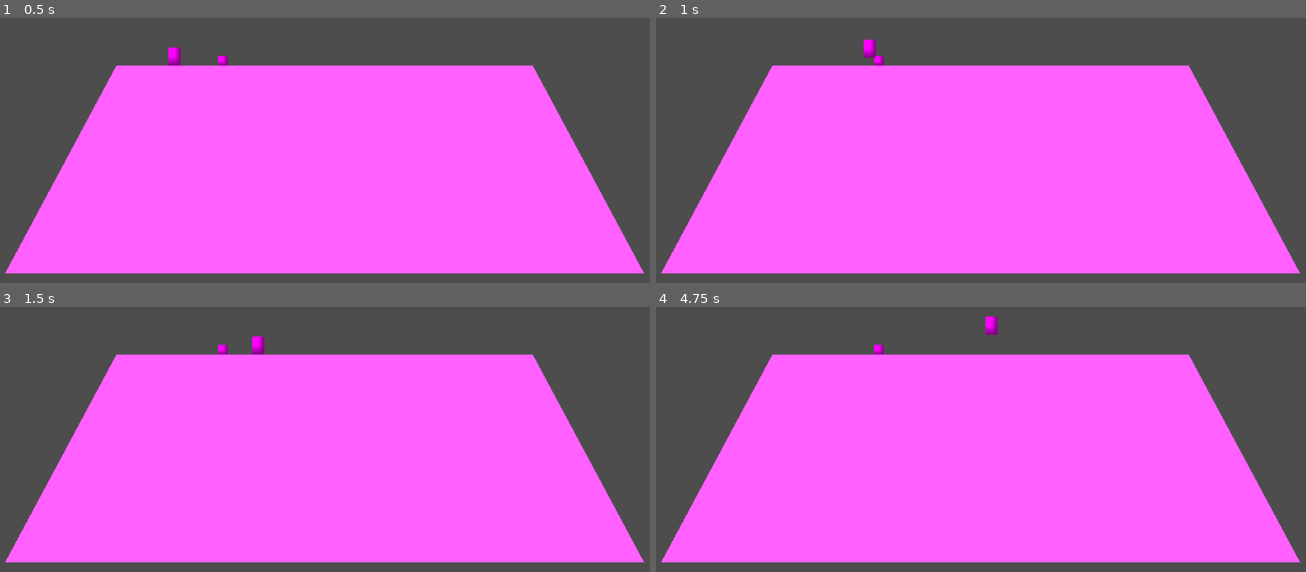
Above: before the commit, frames 1-4 (two rows, left to right).
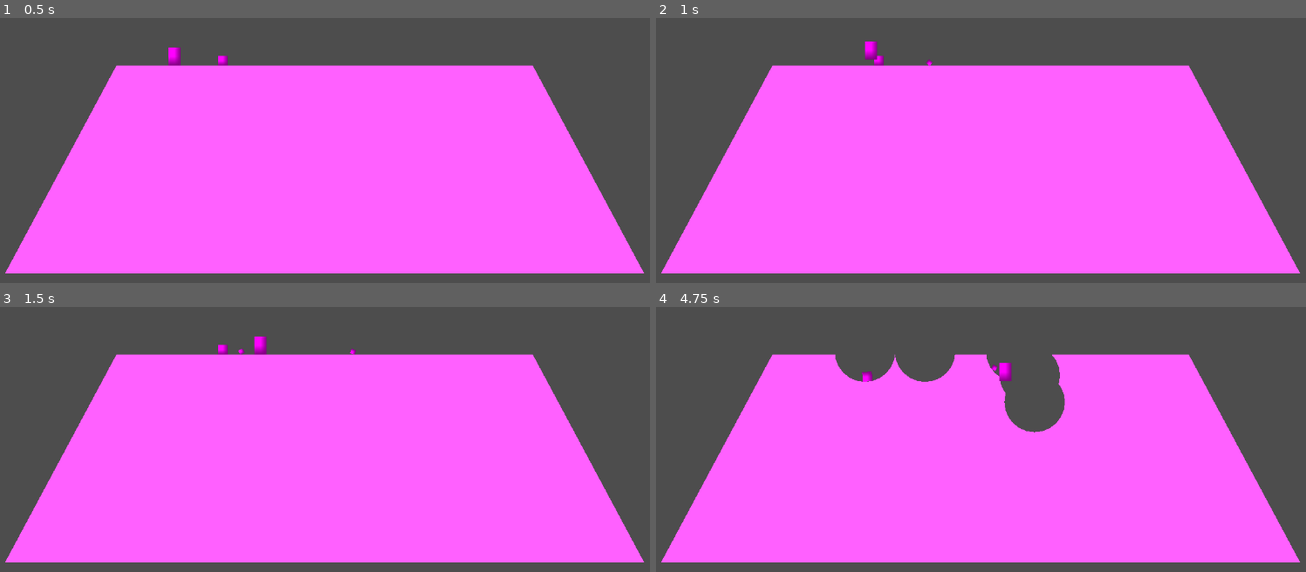
Above: after the commit, the same moments.

Repository: fredchien3/20-game-challenge
Game: Godot game, scene res://main/main.tscn
Two runs of this game, one before a commit and one after it. Both use one fixed random seed, a clock stepped at 60 frames per second and the inputs below.
Inputs (mouse positions are in pixels of both pictures, inside the frame that each line leads up to):
- Up to frame 1 (0.5 s): no input
- Up to frame 2 (1 s): tap Enter (ui_accept) at 0.5, 0.77 s; move the mouse to (1130, 68) at 0.52 s; press the mouse at (1130, 68) at 0.53 s; hold D (move_right) from 0.53 s (still down)
- Up to frame 3 (1.5 s): keep holding D (move_right); move the mouse to (182, 397) at 1.27 s; release the mouse at (182, 397) at 1.28 s; click (182, 397) at 1.35 s
- Up to frame 4 (4.75 s): tap Enter (ui_accept) at 1.52, 3.02, 3.77, 4.52 s; move the mouse to (outside the picture) at 2.02 s; release D (move_right) at 2.03 s; press the mouse at (outside the picture) at 2.03 s; hold A (move_left) 2.03-2.78 s; move the mouse to (942, 455) at 2.77 s; release the mouse at (942, 455) at 2.78 s; hold D (move_right) 2.78-4.28 s; click (942, 455) at 2.85 s; move the mouse to (1182, 434) at 3.52 s; press the mouse at (1182, 434) at 3.53 s; move the mouse to (766, 317) at 4.27 s; release the mouse at (766, 317) at 4.28 s; hold A (move_left) from 4.28 s (still down); click (766, 317) at 4.35 s

Frame 1 is identical in both runs. In frame 2, 0.1% of the frame differs, in the area x 31-43%, y 8-19%; in frame 3, 0.1%; in frame 4, 4.3%, in the area x 27-63%, y 3-48%.

Commit message:
Init Grenade, explosion logic

Diff:
--- a/7--worms/main/main.gd
+++ b/7--worms/main/main.gd
@@ -1,8 +1,23 @@
 extends Node2D
 
 @export var worm: CharacterBody2D
+@export var terrain: StaticBody2D
 
-#func _input(event):
-	#if event.is_action_pressed("shoot"):
-		#worm
-		#
+const GrenadeScene = preload("res://weapons/grenade.tscn")
+
+# To find a vector pointing from A to B, use B - A.
+func _input(event):
+	if event.is_action_pressed("shoot"):
+		var b = event.position
+		var a = worm.position
+		var vector = b - a
+		var grenade = GrenadeScene.instantiate()
+		grenade.position = worm.position
+		grenade.apply_impulse(vector)
+		grenade.connect("explode", _on_explosion)
+		add_child(grenade)
+
+func _on_explosion(pos, radius):
+	print("thing exploded")
+	print(pos, radius)
+	terrain._on_explosion(pos, radius)
--- a/7--worms/main/main.tscn
+++ b/7--worms/main/main.tscn
@@ -9,11 +9,13 @@
 [sub_resource type="RectangleShape2D" id="RectangleShape2D_xwkvk"]
 size = Vector2(16, 16)
 
-[node name="Main" type="Node2D" unique_id=422347337 node_paths=PackedStringArray("worm")]
+[node name="Main" type="Node2D" unique_id=422347337 node_paths=PackedStringArray("worm", "terrain")]
 script = ExtResource("1_53q0u")
 worm = NodePath("Worm")
+terrain = NodePath("Terrain")
 
 [node name="Terrain" type="StaticBody2D" parent="." unique_id=68683989]
+collision_mask = 0
 script = ExtResource("2_xwkvk")
 
 [node name="Polygon2D" type="Polygon2D" parent="Terrain" unique_id=1398486921]
@@ -26,6 +28,7 @@
 
 [node name="Object" type="RigidBody2D" parent="." unique_id=1091333873]
 position = Vector2(416, 232)
+collision_layer = 0
 
 [node name="Sprite2D" type="Sprite2D" parent="Object" unique_id=2025940852]
 scale = Vector2(16, 16)
--- a/7--worms/main/terrain.gd
+++ b/7--worms/main/terrain.gd
@@ -3,25 +3,29 @@
 @onready var collision := $CollisionPolygon2D
 @onready var terrain := $Polygon2D
 
+const CRATER_SIDES = 24
+
 func _ready() -> void:
 	collision.polygon = terrain.polygon
 	collision.global_transform = terrain.global_transform
 
-#func _on_poly_clip():
-	## Local polygons need to be converted to global space to interact accurately
-	#var globalized_terrain_polygon = \
-		#terrain.global_transform * terrain.polygon
-#
-	#var globalized_clipper_polygon = \
-		#test_clipper.global_transform * test_clipper.polygon
-	#
-	#var new_polygons := Geometry2D.clip_polygons(
-		#globalized_terrain_polygon,
-		#globalized_clipper_polygon
-	#)
-#
-	## Global space polygons need to be converted back to local space
-	## For now, we just take the leftmost polygon
-	## Most likely later we will write code to take the largest polygon
-	#terrain.polygon = terrain.global_transform.affine_inverse() * new_polygons[0]
-	#collision.polygon = terrain.polygon
+func _on_explosion(pos, radius):
+	# Local polygons need to be converted to global space to interact accurately
+	var globalized_terrain_polygon = \
+		terrain.global_transform * terrain.polygon
+
+	var explosion_cutout = PackedVector2Array()
+	for i in range(CRATER_SIDES):
+		var angle = i * 2 * PI / CRATER_SIDES
+		explosion_cutout.append(pos + Vector2(cos(angle), sin(angle)) * radius)
+
+	var new_polygons := Geometry2D.clip_polygons(
+		globalized_terrain_polygon,
+		explosion_cutout
+	)
+
+	# Global space polygons need to be converted back to local space
+	# For now, we just take the leftmost polygon
+	# Most likely later we will write code to take the largest polygon
+	terrain.polygon = terrain.global_transform.affine_inverse() * new_polygons[0]
+	collision.polygon = terrain.polygon
--- a/7--worms/project.godot
+++ b/7--worms/project.godot
@@ -51,3 +51,8 @@
 "events": [Object(InputEventMouseButton,"resource_local_to_scene":false,"resource_name":"","device":-1,"window_id":0,"a …(253 unchanged characters)…
 ]
 }
+
+[layer_names]
+
+2d_physics/layer_1="terrain"
+2d_physics/layer_2="worms"
--- /dev/null
+++ b/7--worms/weapons/grenade.gd
@@ -0,0 +1,10 @@
+extends RigidBody2D
+
+signal explode(pos, radius)
+const TIME_DELAY = 1.0
+const EXPLOSION_RADIUS = 50
+
+func _ready() -> void:
+	await get_tree().create_timer(TIME_DELAY).timeout
+	explode.emit(global_position, EXPLOSION_RADIUS)
+	queue_free()
--- /dev/null
+++ b/7--worms/weapons/grenade.tscn
@@ -0,0 +1,20 @@
+[gd_scene format=3 uid="uid://3lmayatxfj70"]
+
+[ext_resource type="Script" uid="uid://bi0w0uk3t1tsf" path="res://weapons/grenade.gd" id="1_edgka"]
+
+[sub_resource type="PlaceholderTexture2D" id="PlaceholderTexture2D_pu16u"]
+
+[sub_resource type="CircleShape2D" id="CircleShape2D_gju2f"]
+radius = 5.0
+
+[node name="Grenade" type="RigidBody2D" unique_id=1112143225]
+collision_layer = 0
+script = ExtResource("1_edgka")
+
+[node name="Sprite2D" type="Sprite2D" parent="." unique_id=1147942112]
+position = Vector2(-4.76837e-07, -2.38419e-07)
+scale = Vector2(8.000001, 8)
+texture = SubResource("PlaceholderTexture2D_pu16u")
+
+[node name="CollisionShape2D" type="CollisionShape2D" parent="." unique_id=530125609]
+shape = SubResource("CircleShape2D_gju2f")
--- a/7--worms/worm/worm.tscn
+++ b/7--worms/worm/worm.tscn
@@ -7,6 +7,7 @@
 [sub_resource type="CapsuleShape2D" id="CapsuleShape2D_wm2cs"]
 
 [node name="Worm" type="CharacterBody2D" unique_id=1631304650]
+collision_layer = 0
 script = ExtResource("1_owvmj")
 
 [node name="Sprite2D" type="Sprite2D" parent="." unique_id=622019416]
Not shown, added: 7--worms/weapons/grenade.gd.uid
